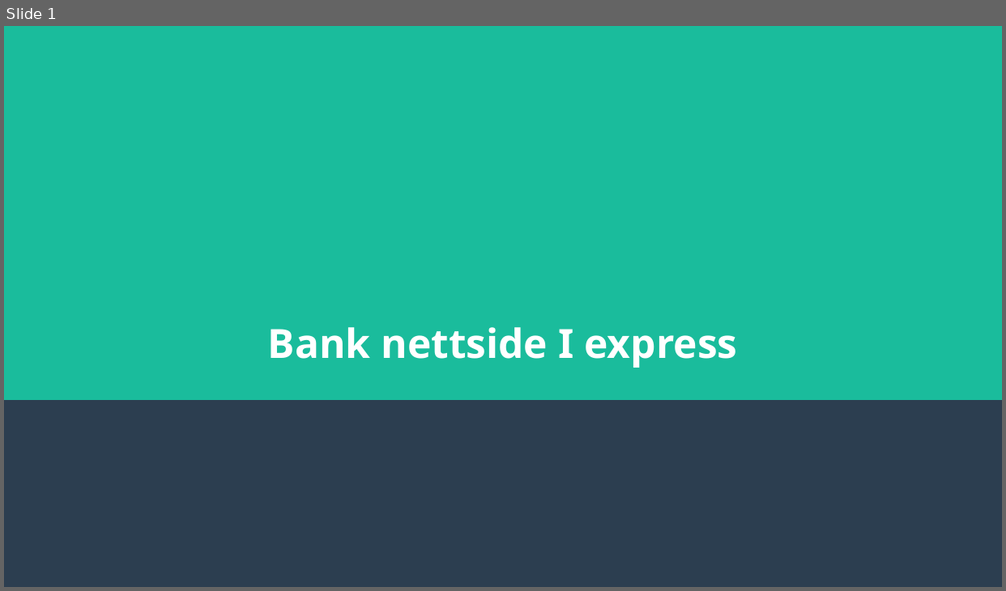
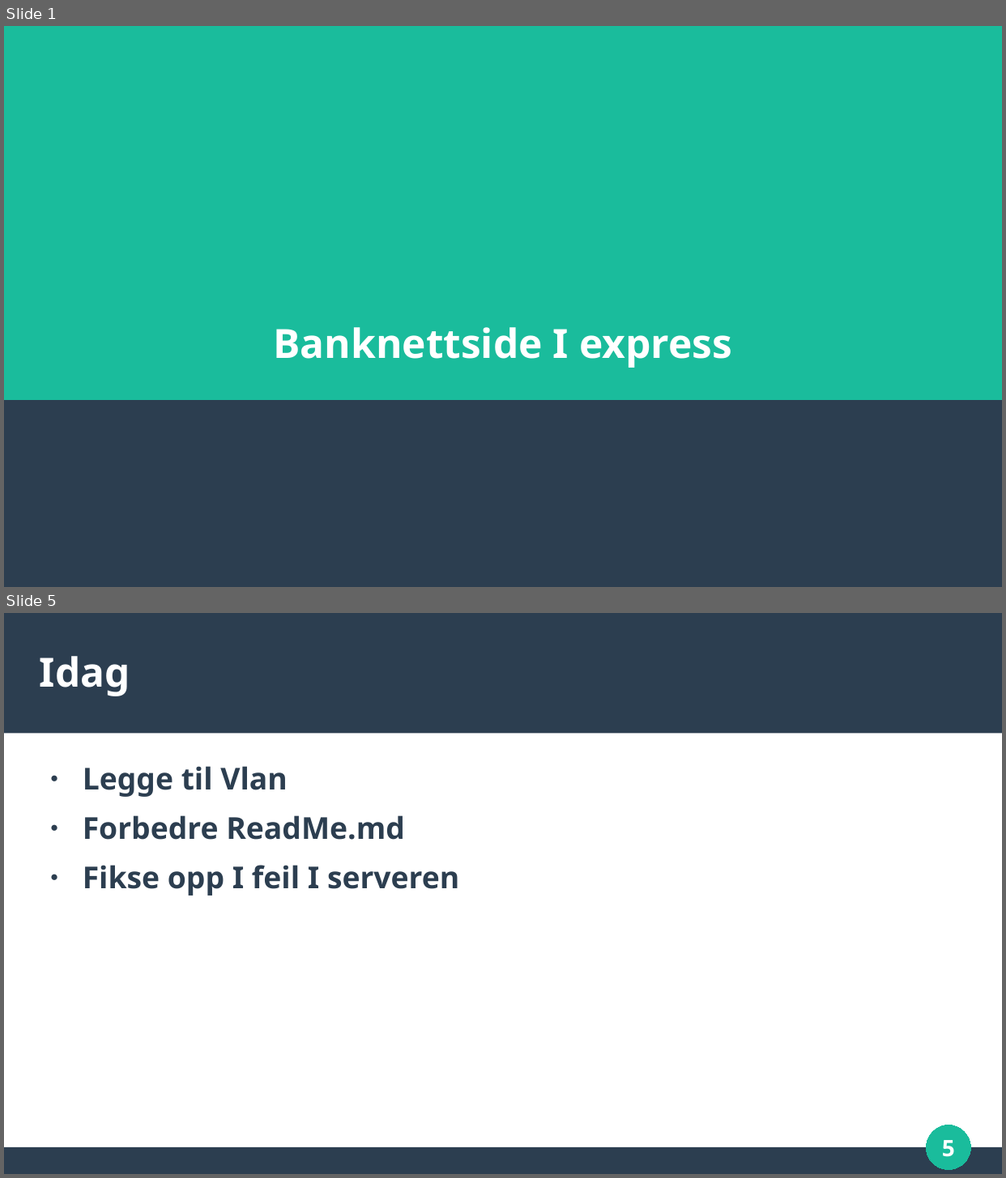
Before and after one commit to willbill0808/Prove-examen-nettside, a slide deck: Examen presentasjon.odp. Shown one above the other, each under a label of ours: slide 1 before the commit, slides 1 and 5 after it; the slides between them are not shown. The pictures are 1006x591 and 1006x1178 pixels, drawn with LibreOffice and Linux fonts; fonts in the diff are those of the drawing. Boxes give left, top, right and bottom in pixels: in the first picture for what was removed or moved away, otherwise in the second. Text is boxed around its words. In the diff, an @@ line names an element or a change of style, - is before the commit and + after.

```diff
--- a/Examen presentasjon.odp
+++ b/Examen presentasjon.odp
@@ slide 5 added at [4,613,1002,1174], background #FFFFFF @@
@@ rectangle added at [4,613,1002,734], fill #2C3E50 @@
@@ title added at [40,656,130,696], 32 pt, text #FFFFFF, bold @@
+Idag
@@ text added at [83,766,459,896], 24 pt, text #2C3E50, bold @@
+● Legge til Vlan
+● Forbedre ReadMe.md
+● Fikse opp I feil I serveren
@@ ellipse added at [927,1126,971,1170], fill #1ABC9C, outline #1ABC9C 0 pt @@
@@ page number added at [942,1140,955,1157], 18 pt, text #FFFFFF, bold @@
+5
@@ rectangle added at [4,1148,1002,1174], fill #2C3E50 @@
@@ slide 1 changed as well @@
@@ title at [273,327,732,368]: spaces changed @@
-Bank nettside I express
+Banknettside I express
```
Also in this commit, not shown: 3 other slides added, 4 slides removed, 1 other file.
